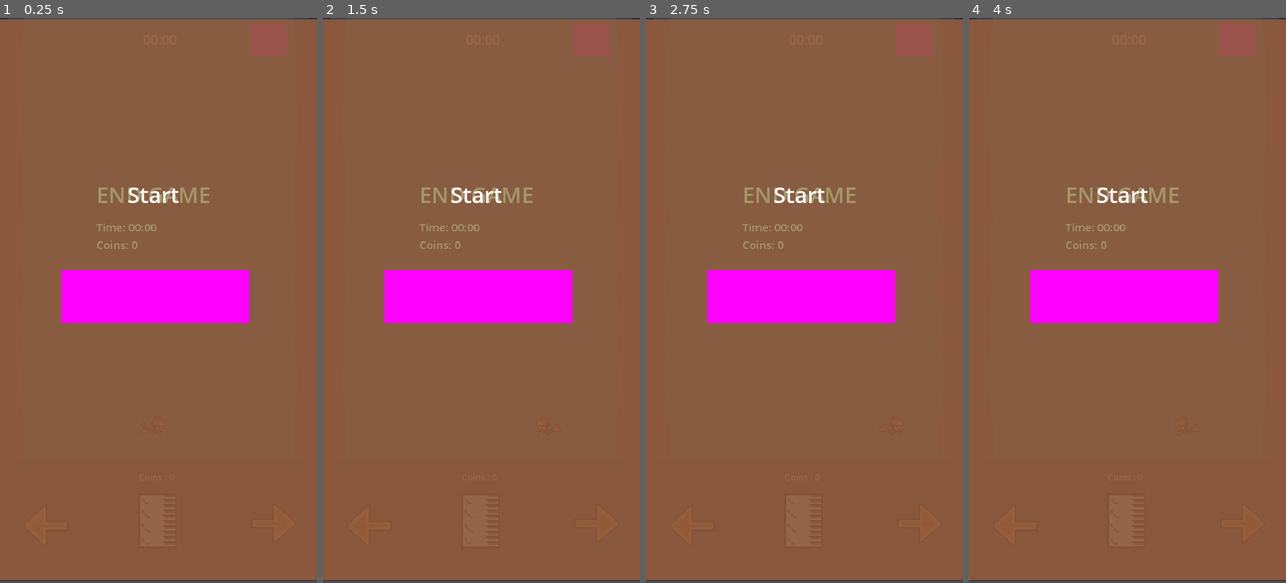
Above: before the commit, frames 1-4 (left to right).
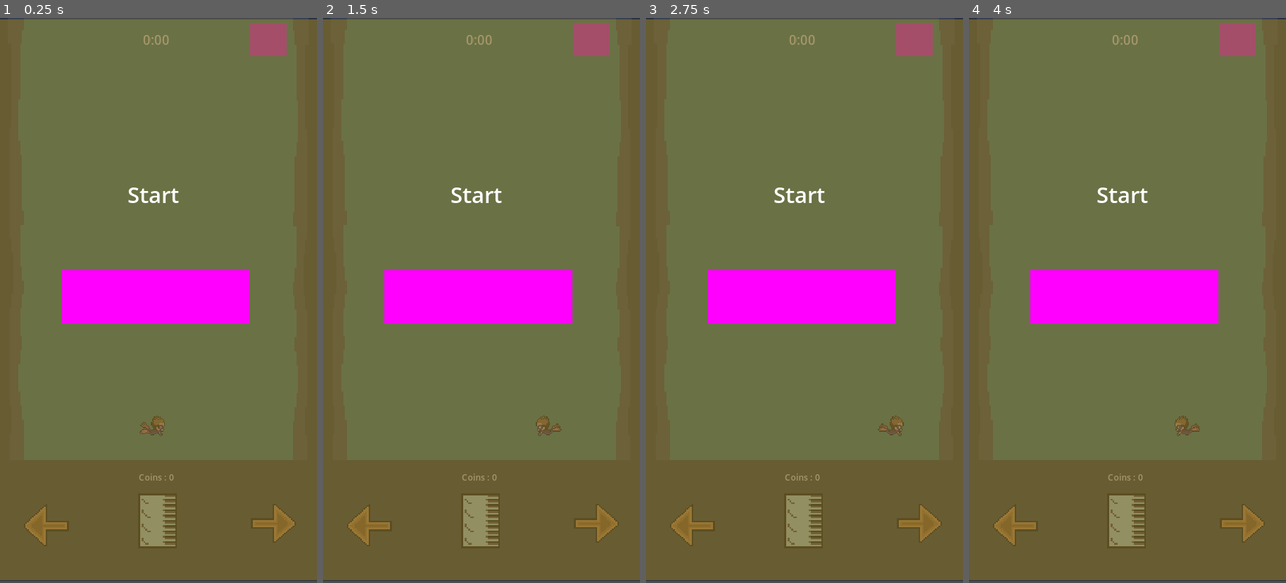
Above: after the commit, the same moments.

Repository: TreliaGT/Diver-Game-Godot
Game: Godot game, scene res://scenes/main.tscn
Two runs of this game, one before a commit and one after it. Both use one fixed random seed, a clock stepped at 60 frames per second and the inputs below.
Inputs:
- Up to frame 1 (0.25 s): no input
- Up to frame 2 (1.5 s): tap Enter at 0.5 s; hold Right (ui_right) 0.53-1.28 s; hold Left (ui_left) from 1.28 s (still down)
- Up to frame 3 (2.75 s): release Left (ui_left) at 2.03 s; hold Right (ui_right) from 2.03 s (still down)
- Up to frame 4 (4 s): tap Space at 3.5 s; release Right (ui_right) at 3.53 s; hold Left (ui_left) from 3.53 s (still down)

The runs differ from the first frame. In frame 1, 93% of the frame differs, in the area x 0-100%, y 0-100%; in frame 2, 93%; in frame 3, 93%; in frame 4, 93%.

Commit message:
Added working start menu

Diff:
--- a/scenes/main.tscn
+++ b/scenes/main.tscn
@@ -291,3 +291,4 @@
 [connection signal="pressed" from="UI/Paused" to="." method="_on_paused_pressed"]
 [connection signal="pressed" from="Pause/ColorRect/Resume" to="." method="_on_resume_pressed"]
 [connection signal="pressed" from="EndGame/ColorRect/Start Again" to="." method="_on_start_again_pressed"]
+[connection signal="pressed" from="Start/ColorRect/Start" to="." method="_on_start_pressed"]
--- a/scripts/main.gd
+++ b/scripts/main.gd
@@ -8,6 +8,7 @@
 @onready var environment = $Environment
 @onready var end_game_ui = $EndGame
 @onready var paused_game_ui = %Pause
+@onready var start_game_ui = %Start
 @onready var Player = $Player
 @onready var coinlabel = %CoinLabel
 @onready var tankSprite = %Tank
@@ -19,7 +20,7 @@
 var tank : int = 10
 var viewport_size: Vector2
 var endgame: bool = false
-var pausedgame: bool = false
+var pausedgame: bool = true
 var coins :int = 0
 var elapsed_time: float = 0.0
 # Called when the node enters the scene tree for the first time.
@@ -28,7 +29,6 @@
 	spawn_timer = Timer.new()
 	spawn_timer.wait_time = spawn_interval
 	spawn_timer.one_shot = false
-	spawn_timer.autostart = true
 	spawn_timer.connect("timeout", _on_spawn_timer_timeout)
 	add_child(spawn_timer)
 
@@ -37,7 +37,6 @@
 	# Configure Timer properties
 	tank_timer.wait_time = 10.0
 	tank_timer.one_shot = false
-	tank_timer.autostart = true
 
 	# Connect the Timer's timeout signal to a function
 	tank_timer.connect("timeout", _tank_on_timer_timeout)
@@ -135,4 +134,7 @@
 
 
 func _on_start_pressed() -> void:
-	pass # Replace with function body.
+	pausedgame = false
+	spawn_timer.start()
+	tank_timer.start()
+	start_game_ui.visible = false
